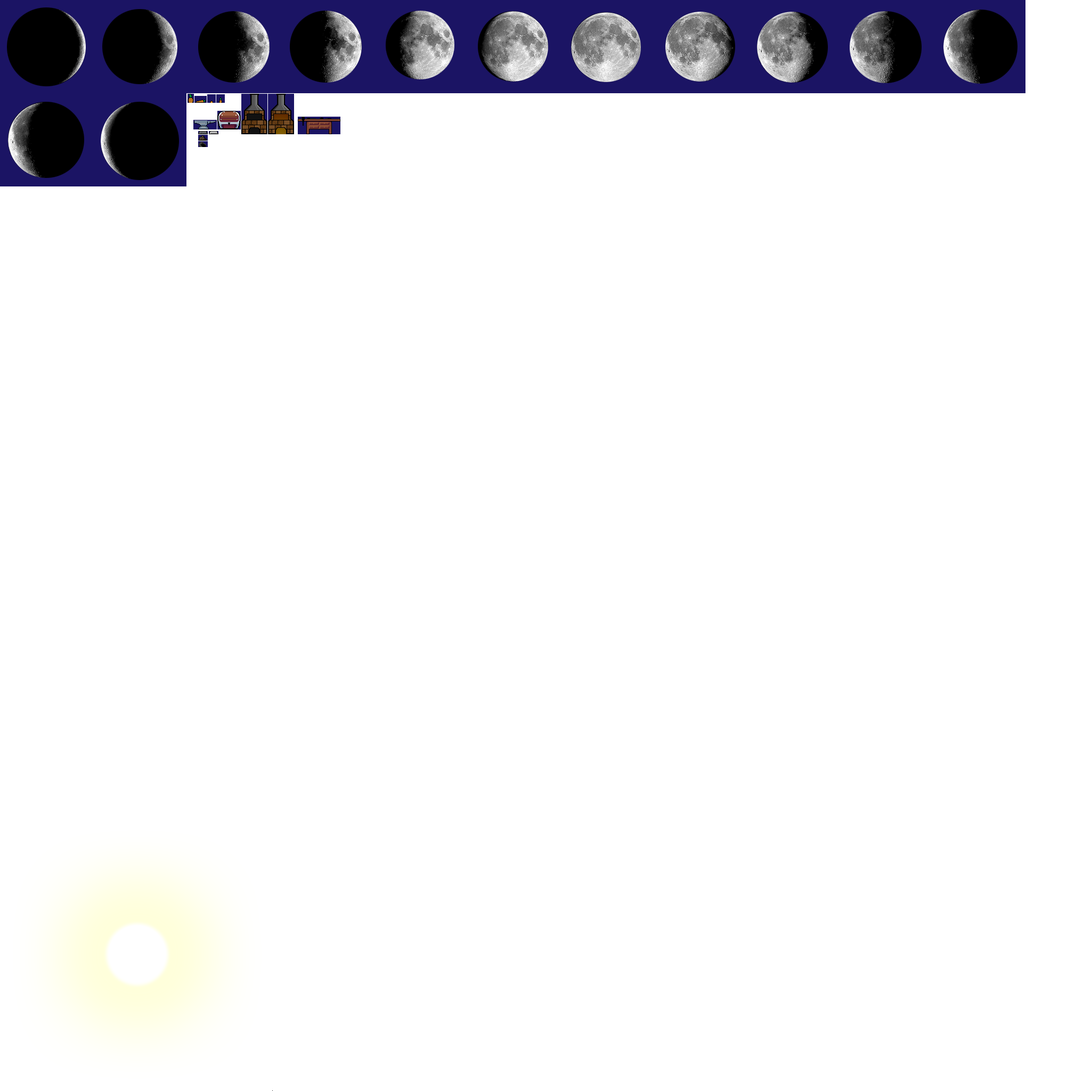
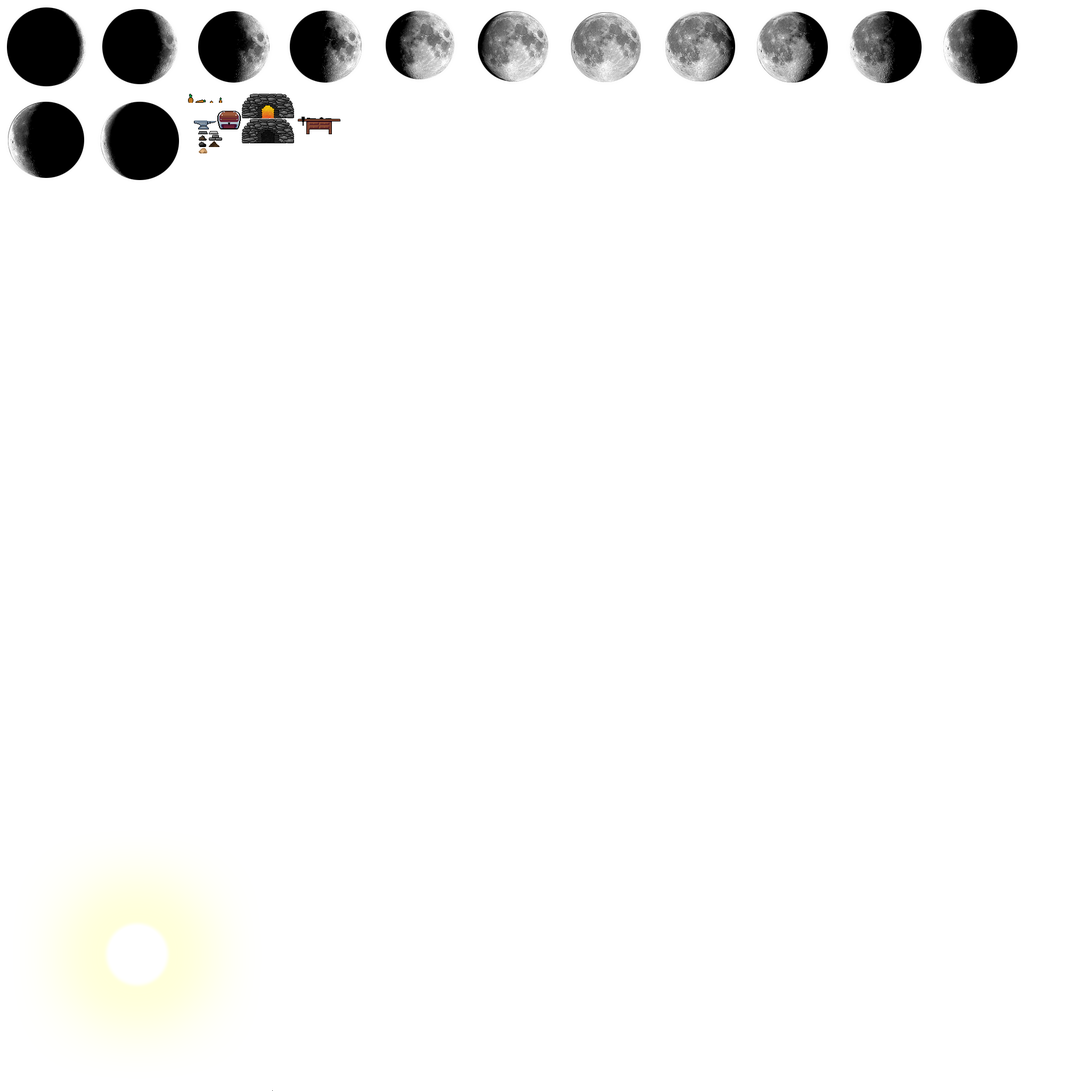
Two versions of the same layered image (w=1091, h=1091). Layer-by-layer changes:
added layer "Layer 4" above "Layer 0" over [261, 105, 275, 119]
painted on "Layer 0" over [198, 93, 295, 154]
hid "Layer 2", painted on it over [0, 0, 1026, 187]
